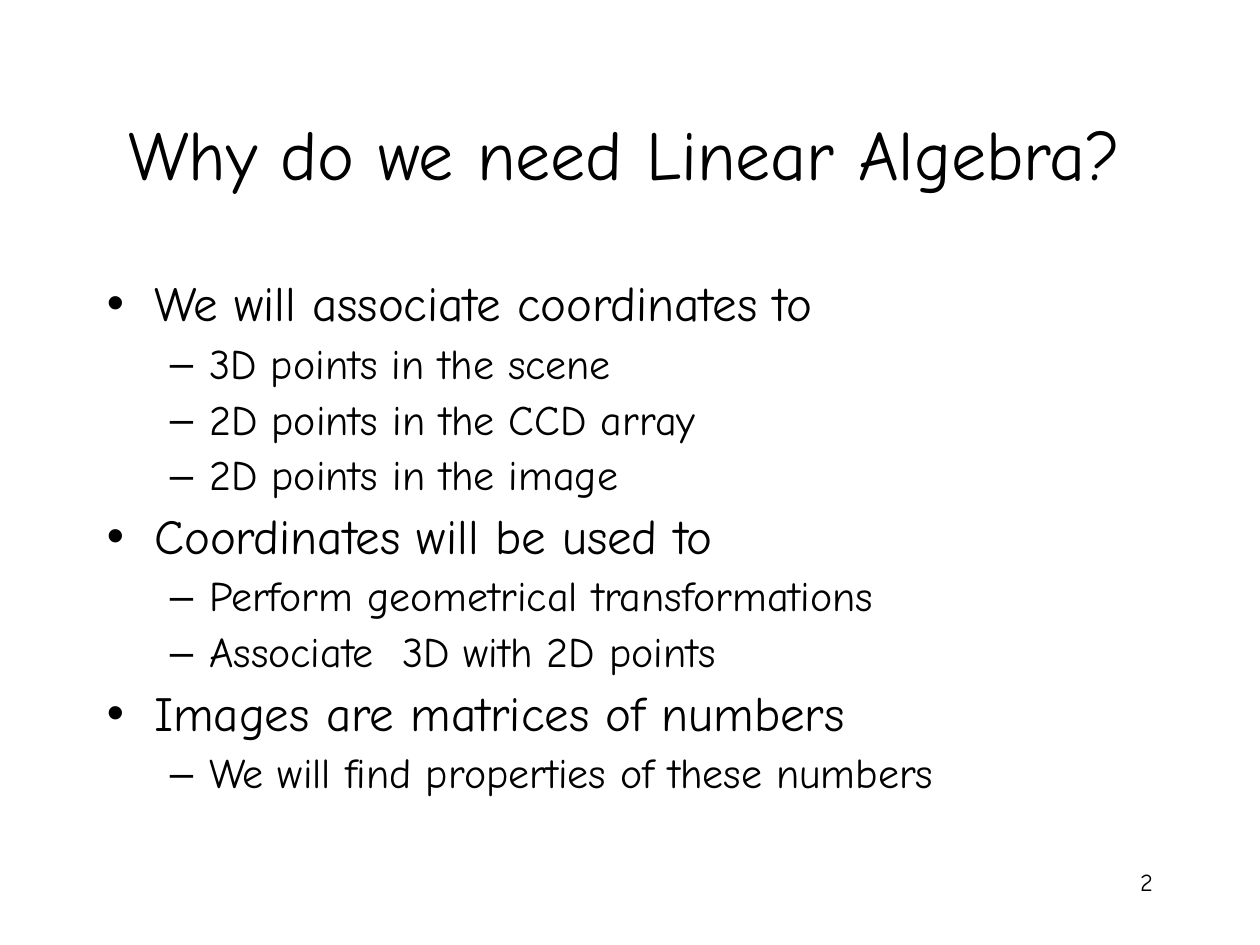
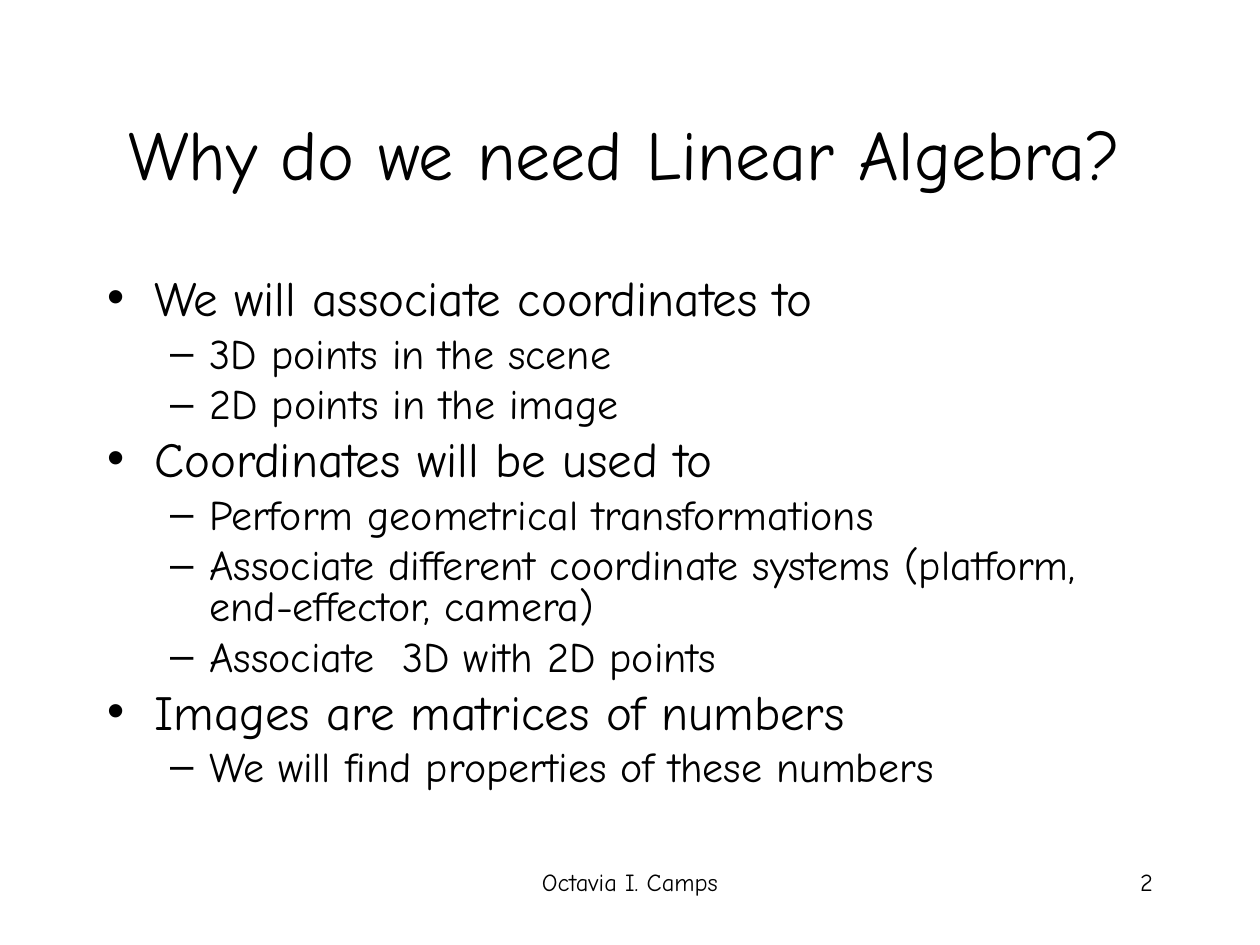
Before and after one commit to amitrokh/CMSC498F, a slide deck: slide 2 of lectures/week_1/linearalgebra.ppt. Drawn at 1260x945 pixels with LibreOffice and Linux fonts; fonts in the diff are those of the drawing; background and template pictures are left out. Boxes give left, top, right and bottom in pixels: in the first picture for what was removed or moved away, otherwise in the second. Text is boxed around its words. In the diff, an @@ line names an element or a change of style, - is before the commit and + after.

```diff
--- a/lectures/week_1/linearalgebra.ppt
+++ b/lectures/week_1/linearalgebra.ppt
@@ text at bbox=[154, 282, 933, 791]: line spacing 0.9 to 0.8 @@
@@ text at bbox=[209, 406, 696, 444]: paragraph removed @@
-  – 2D points in the CCD array
@@ text at bbox=[209, 547, 1075, 626]: paragraph added @@
+  – Associate different coordinate systems (platform, end-effector, camera)
@@ text added at bbox=[542, 874, 718, 896], 14 pt, text #000000 @@
+Octavia I. Camps
```
Also in this commit, not shown: 31 other slides changed.
